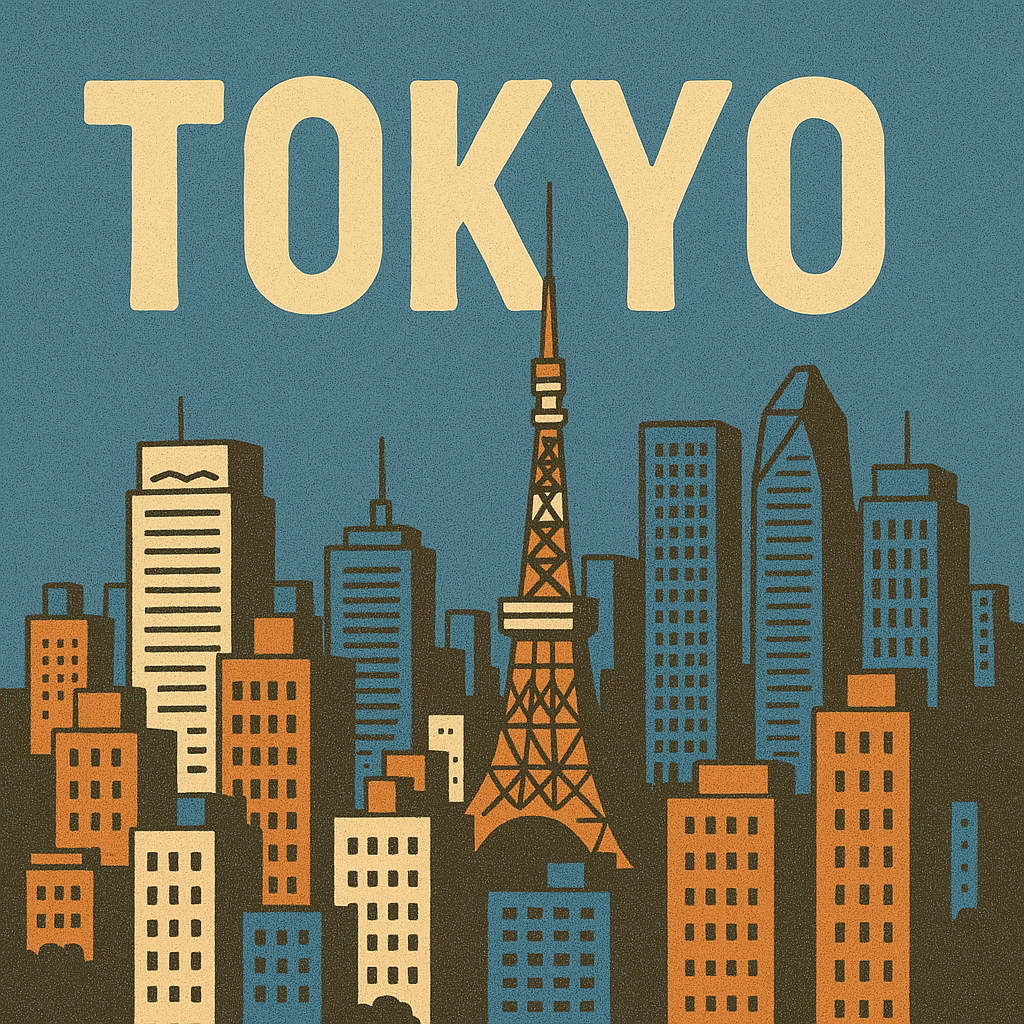
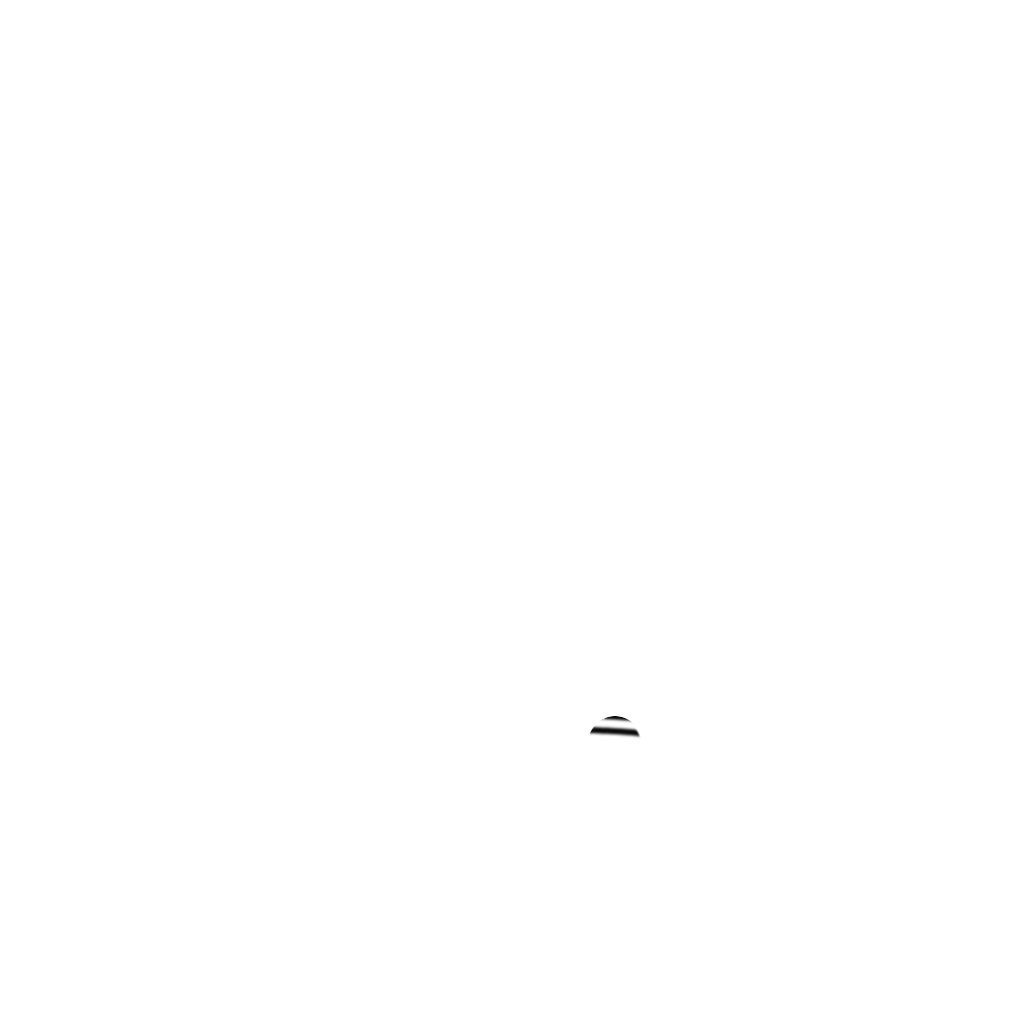
Layers edited between the first and the second 1024px x 1024px image:
hid "tokyo.png" over [0, 0, 1024, 1024]
added layer "レイヤー #2" above "レイヤー #1" over [589, 716, 641, 739]